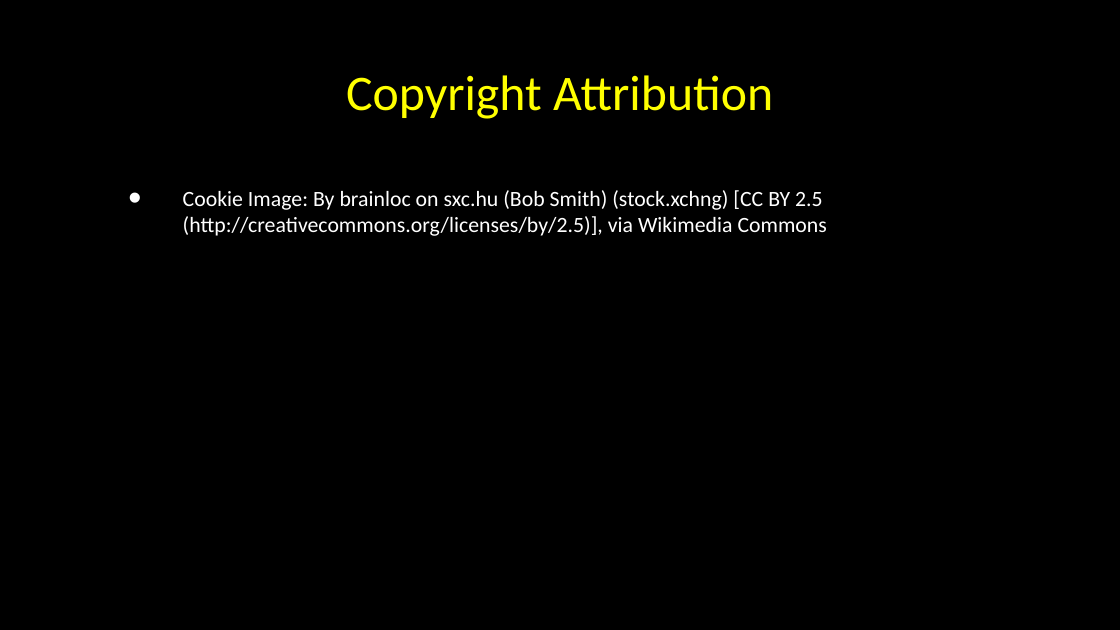
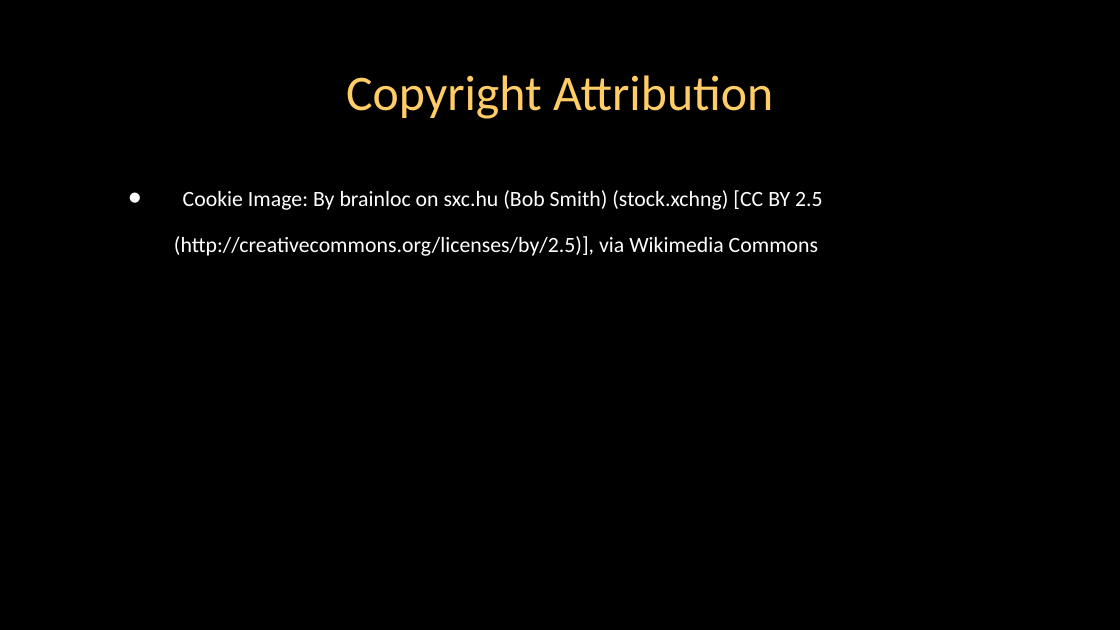
Before and after one commit to csev/wa4e, a slide deck: slide 45 of lectures/PHP-08-POST-Redirect-Authn.ppt. Drawn at 1120x630 pixels with LibreOffice and Linux fonts; fonts in the diff are those of the drawing. Boxes give left, top, right and bottom in pixels: in the first picture for what was removed or moved away, otherwise in the second. Text is boxed around its words. In the diff, an @@ line names an element or a change of style, - is before the commit and + after.

```diff
--- a/lectures/PHP-08-POST-Redirect-Authn.ppt
+++ b/lectures/PHP-08-POST-Redirect-Authn.ppt
@@ title "Copyright Attribution" at <box>346,75,773,119</box>: text colour #FFFF00 to #FFCC66 @@
@@ text at <box>174,190,823,256</box>: text changed @@
-• Cookie Image: By brainloc on sxc.hu (Bob Smith) (stock.xchng) [CC BY 2.5 (http://creativecommons.org/licenses/by/2.5)], via Wikimedia Commons
+• Cookie Image: By brainloc on sxc.hu (Bob Smith) (stock.xchng) [CC BY 2.5
+  (http://creativecommons.org/licenses/by/2.5)], via Wikimedia Commons
```
Also in this commit, not shown: 38 other slides changed, 3 other files.
